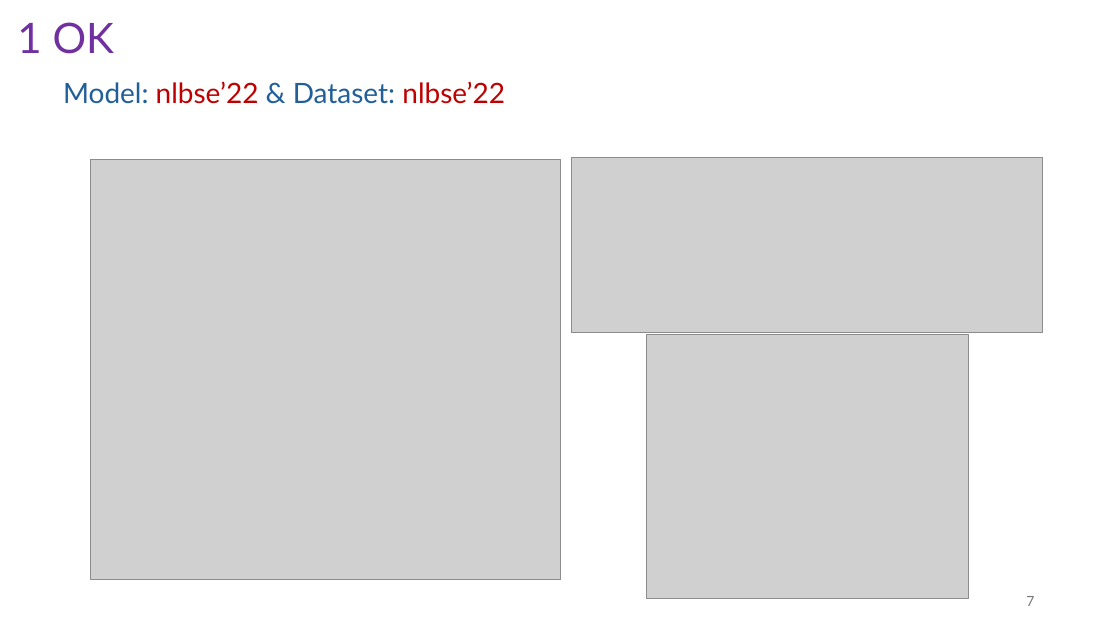
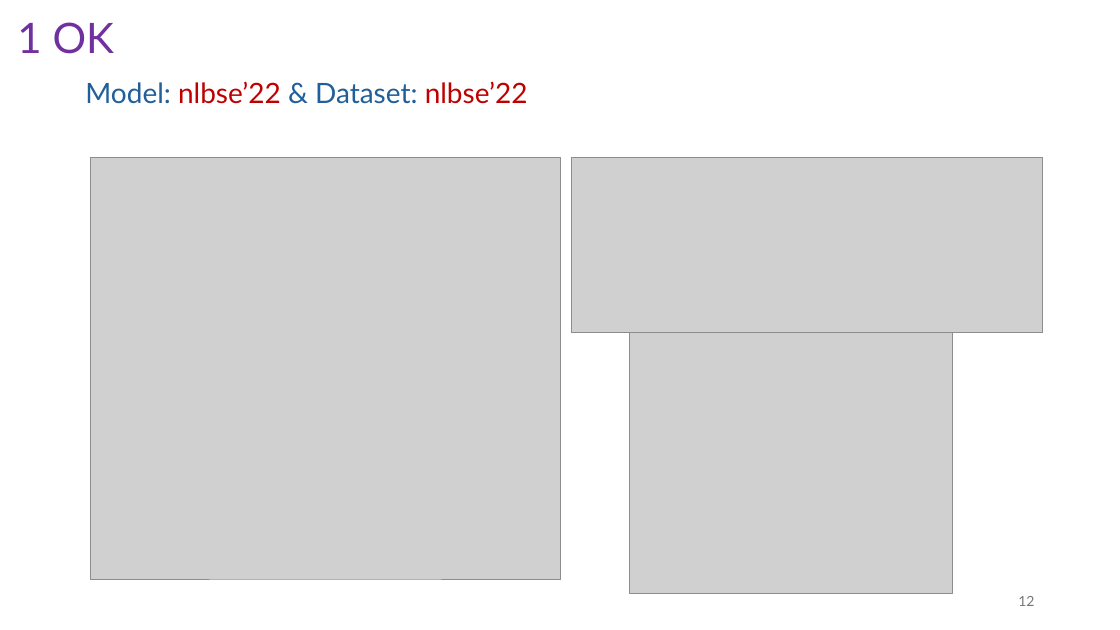
Before and after one commit to isdeniz/results-2406, a slide deck: slide 13 of Summary-2406.pptx (slide 8 before the commit). Drawn at 1120x630 pixels with LibreOffice and Linux fonts; fonts in the diff are those of the drawing; grey boxes stand for pictures. Boxes give left, top, right and bottom in pixels: in the first picture for what was removed or moved away, otherwise in the second. Text is boxed around its words. In the diff, an @@ line names an element or a change of style, - is before the commit and + after.

```diff
--- a/Summary-2406.pptx
+++ b/Summary-2406.pptx
@@ text "Model: nlbse’22 & Dataset: nlbse’22": place and size @@
-text "Model: nlbse’22 & Dataset: nlbse’22" at [63,81,505,104]
+text "Model: nlbse’22 & Dataset: nlbse’22" at [85,81,528,104]
@@ picture: place and size @@
-picture at [646,334,968,598]
+picture at [629,329,952,593]
@@ page number at [1018,596,1034,606]: text changed @@
-7
+12
```
Also in this commit, not shown: 8 other slides changed, 21 slides added, 2 slides removed.
